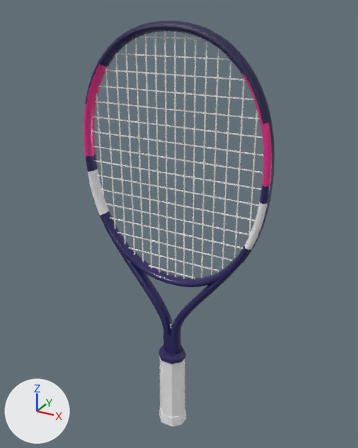
The glTF model assets/realistic/babolat-b-fly-23-2023.glb: old version first, new version second.
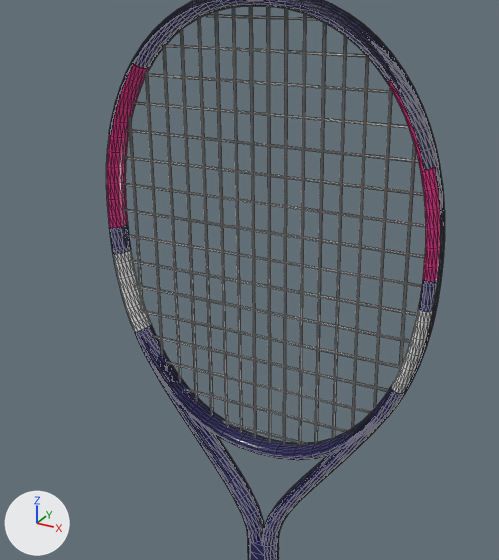
Each version appears first whole from a 50 mm lens placed at (0.298, -0.52, 0.599), pointed at (0.001, 0.019, 0.33), and next in a close-up on the part from 7% to 85% of the width and 6% to 77% of the height. Arrows for +X, +Y and +Z are at lower left; the lights stay in place. The older version's two pictures come first. The close-ups show mesh edges as thin lines. Where no turn or scale is listed for an object, it has been applied to the vertices. Vertices at exactly the same position are counted once.

Names of what the first close-up shows: 'bumper', 'frame', 'grommets', 'strings_crosses', 'strings_mains'.
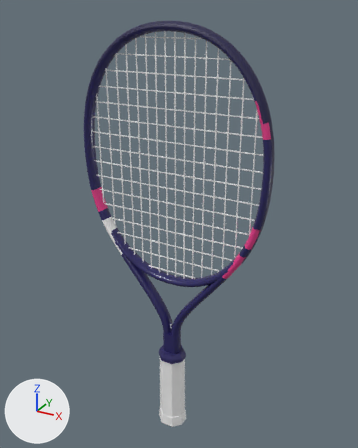
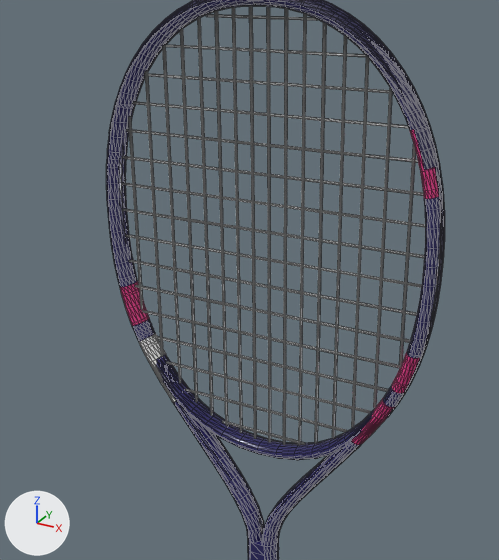
The change, as a list of edits to the scene's bpy script:
```text
Change me_frame:
    used by ob_frame; location = (0.0, 0.0, 0.3557)
    remove me_frame.from_pydata(...)  # 1752 vertices, 3444 faces; spans x -0.132..0.132, y -0.01..0.01, z -0.229..0.229
    add me_frame.from_pydata(...)  # 1944 vertices, 3828 faces; spans x -0.132..0.132, y -0.01..0.01, z -0.229..0.229
    me_frame part 1: 48 vertices removed from x -0.132..-0.09, y -0.01..0.01, z 0.036..0.182; 144 vertices added at x -0.129..-0.071, y -0.01..0.01, z -0.082..0.153
    me_frame part 2: 48 vertices removed from x 0.09..0.132, y -0.01..0.01, z 0.036..0.182; 144 vertices added at x 0.071..0.129, y -0.01..0.01, z -0.082..0.153
    me_frame part 3: 768 kept faces spanning x -0.132..0.132, y -0.01..0.01, z -0.067..0.181 get new vertex colours
```

Boxes [x1, y1, x2, y2] around the edits, measured in the close-ups (499 x 560 px):
part 1 of me_frame, reshaped
    before: [108, 53, 157, 264]
    after: [107, 92, 176, 403]
part 2 of me_frame, reshaped
    before: [379, 67, 439, 323]
    after: [335, 116, 440, 465]
part 3 of me_frame, recoloured
    both: [106, 65, 440, 436]
